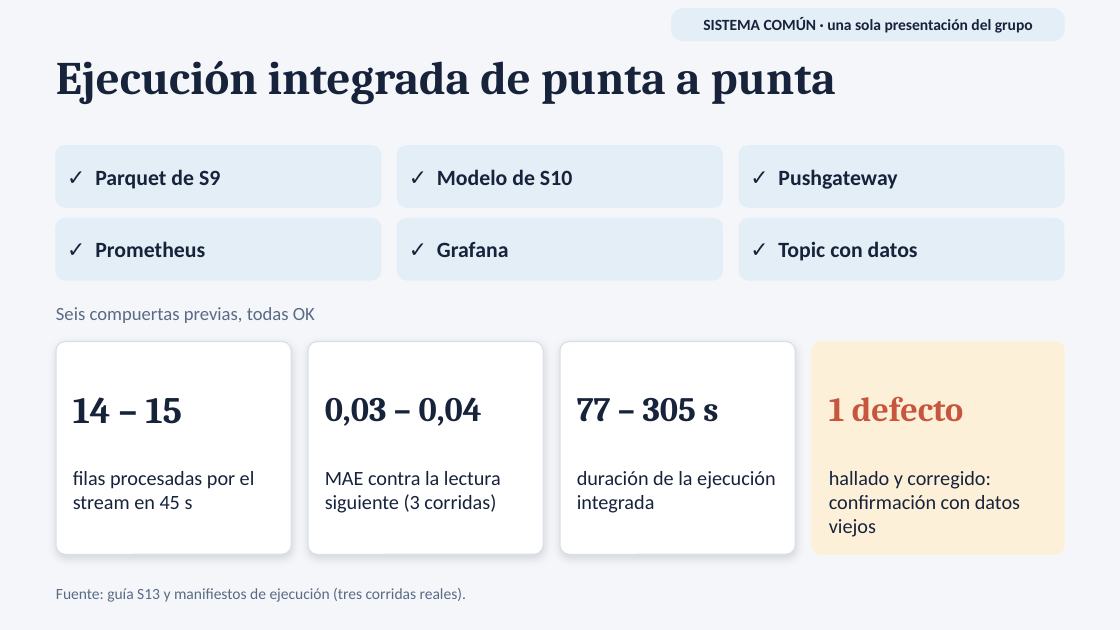
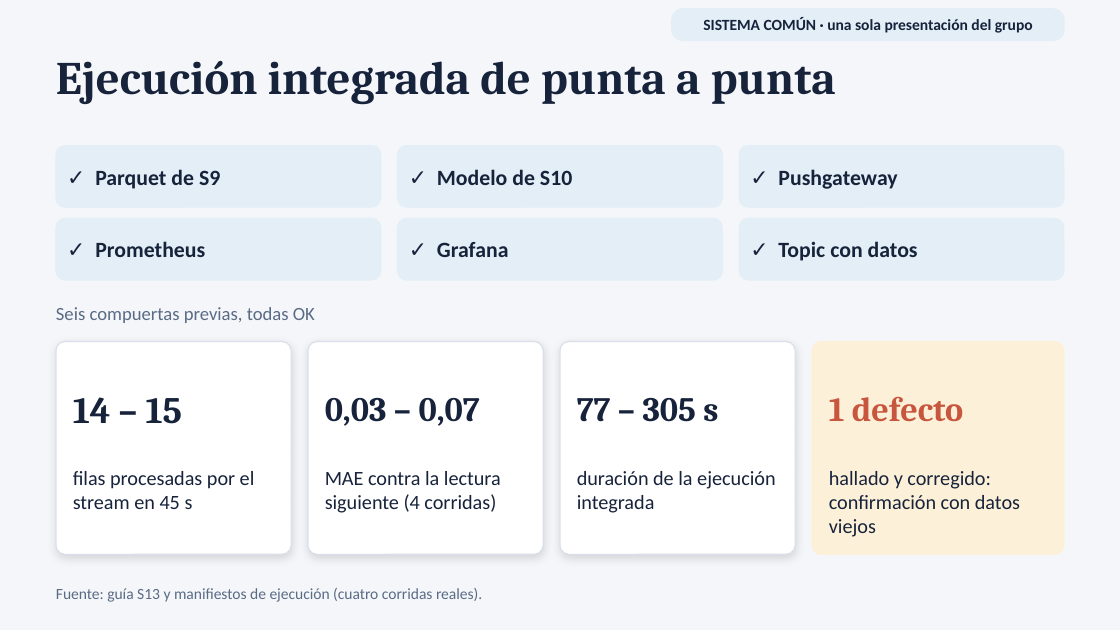
Before and after one commit to 262bigdata/lambda26, a slide deck: slide 14 of presentaciones/lambda26_U2_campo_electrico.pptx. Drawn at 1120x630 pixels with LibreOffice and Linux fonts; fonts in the diff are those of the drawing. Boxes give left, top, right and bottom in pixels: in the first picture for what was removed or moved away, otherwise in the second. Text is boxed around its words. In the diff, an @@ line names an element or a change of style, - is before the commit and + after.

```diff
--- a/presentaciones/lambda26_U2_campo_electrico.pptx
+++ b/presentaciones/lambda26_U2_campo_electrico.pptx
@@ text at (x1=325, y1=398, x2=480, y2=426): text changed @@
-0,03 – 0,04
+0,03 – 0,07
@@ text at (x1=325, y1=471, x2=501, y2=513): text changed @@
-MAE contra la lectura siguiente (3 corridas)
+MAE contra la lectura siguiente (4 corridas)
@@ text at (x1=56, y1=588, x2=482, y2=602): text changed @@
-Fuente: guía S13 y manifiestos de ejecución (tres corridas reales).
+Fuente: guía S13 y manifiestos de ejecución (cuatro corridas reales).
```
Also in this commit, not shown: 5 other files.
